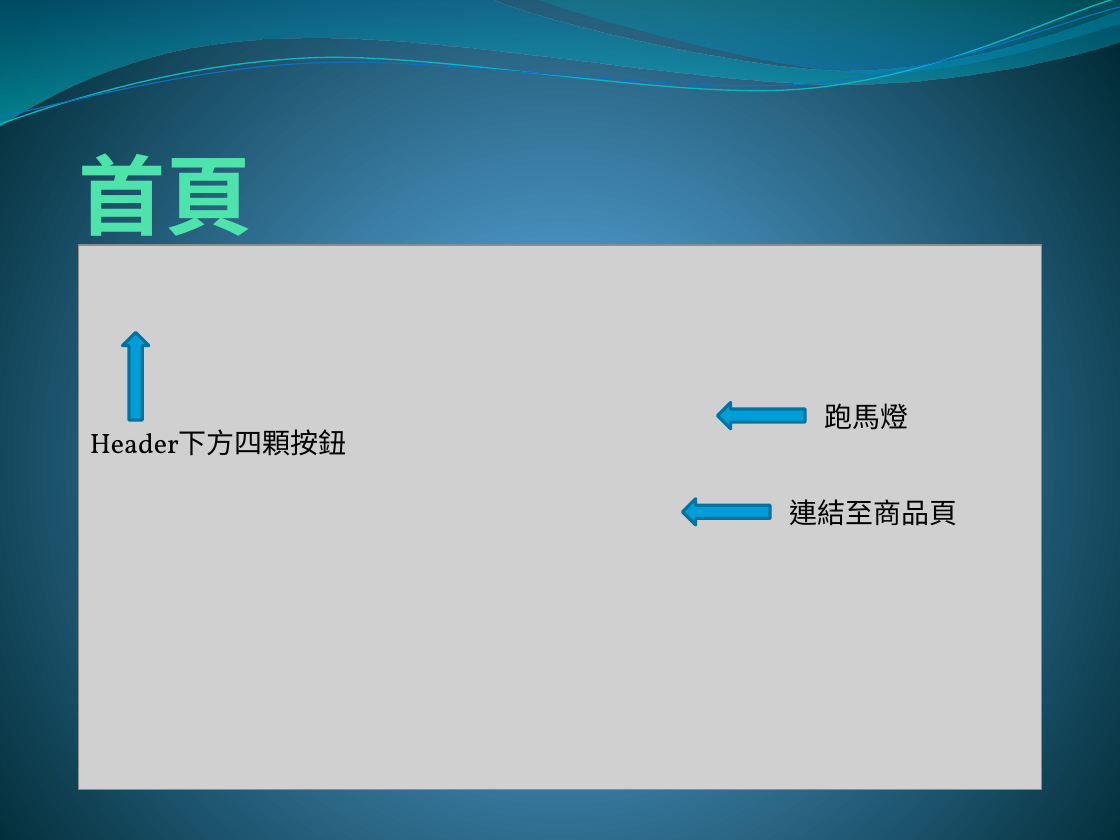
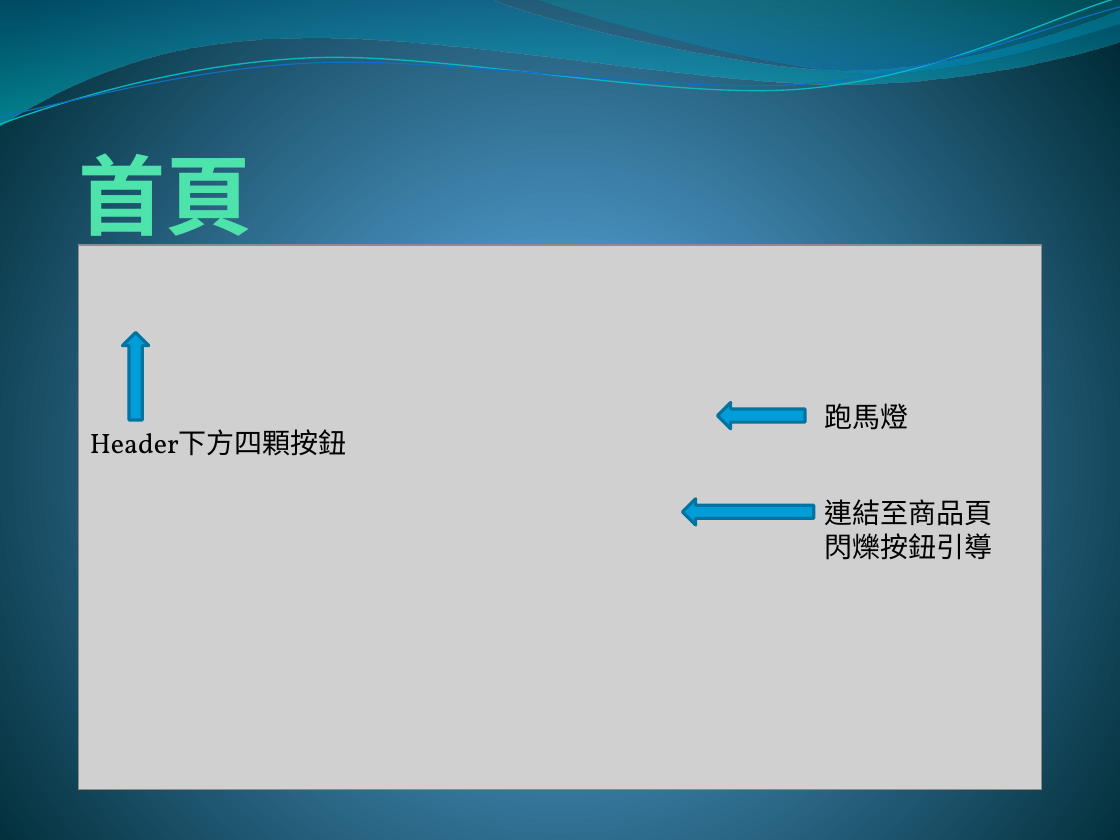
Before and after one commit to Youngdi/shopcar, a slide deck: slide 6 of 海鮮訂購網站.pptx. Drawn at 1120x840 pixels with LibreOffice and Linux fonts; fonts in the diff are those of the drawing; grey boxes stand for pictures. Boxes give left, top, right and bottom in pixels: in the first picture for what was removed or moved away, otherwise in the second. Text is boxed around its words. In the diff, an @@ line names an element or a change of style, - is before the commit and + after.

Commit message:
final919

```diff
--- a/海鮮訂購網站.pptx
+++ b/海鮮訂購網站.pptx
@@ down arrow: place and size @@
-down arrow at (683,499,770,525)
+down arrow at (682,498,813,524)
@@ text "連結至商品頁": place and size @@
-text "連結至商品頁" at (790,499,958,526)
+text "連結至商品頁" at (825,499,993,560)
@@ text at (825,533,993,560): paragraph added @@
+閃爍按鈕引導
```
Also in this commit, not shown: 1 other slide changed.
